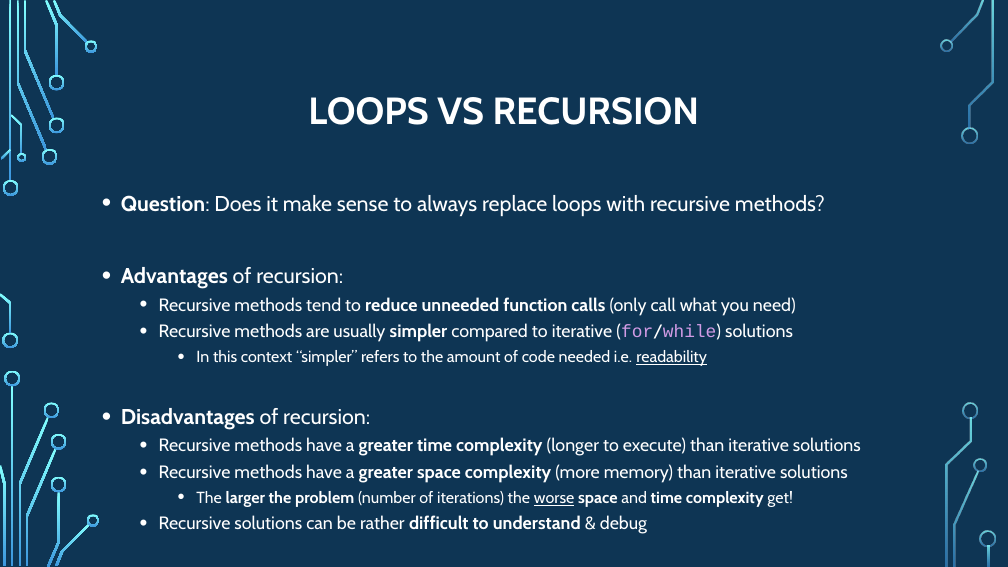
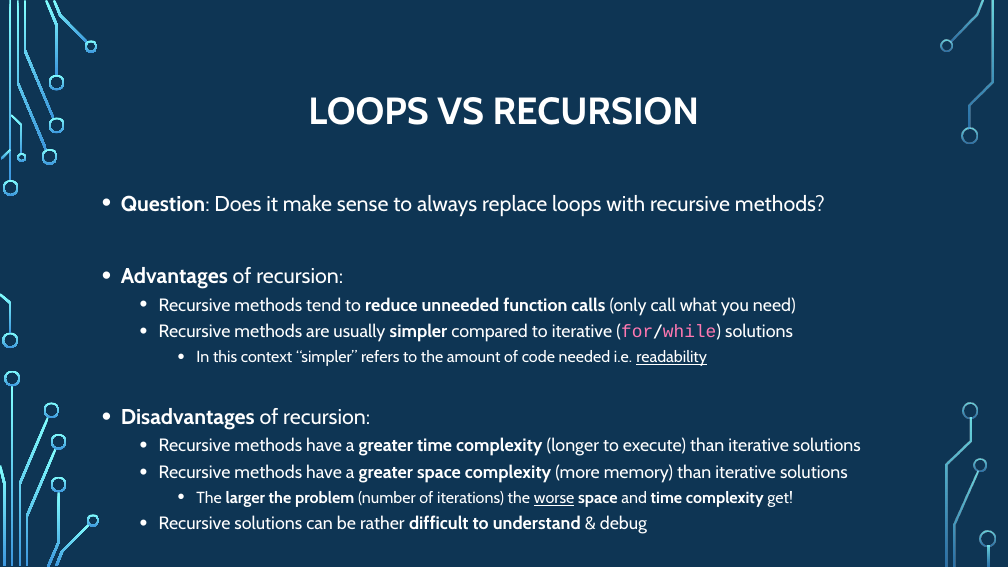
Before and after one commit to psypdt/ZIS_C-_Summer_Course_2019, a slide deck: slide 69 of Day_4/Day_4.pptx. Drawn at 1008x567 pixels with LibreOffice and Linux fonts; fonts in the diff are those of the drawing; background and template pictures are left out. Boxes give left, top, right and bottom in pixels: in the first picture for what was removed or moved away, otherwise in the second. Text is boxed around its words. In the diff, an @@ line names an element or a change of style, - is before the commit and + after.

```diff
--- a/Day_4/Day_4.pptx
+++ b/Day_4/Day_4.pptx
@@ text at [159,323,793,342]: text colour #D19BE5 to #FF78B1 in "(for/while)" @@
```
Also in this commit, not shown: 14 other slides changed, 2 slides added.
